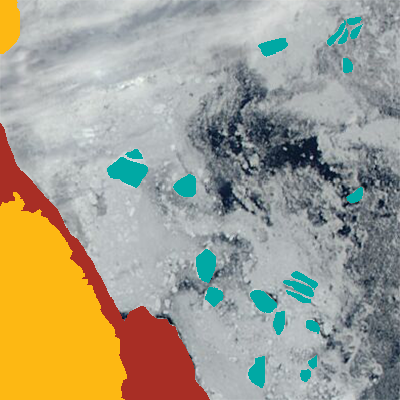
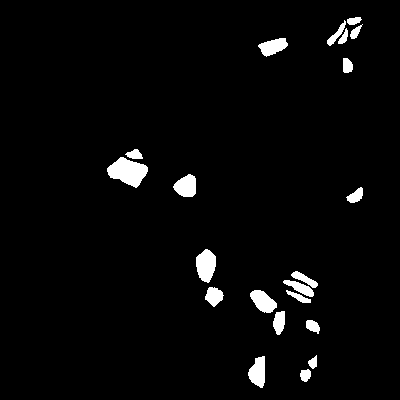
Before/after of a 400 x 400 layered artwork. What changed in the layer stack:
showed "ice floes" (1st of 2), painted on it over [0, 0, 400, 400]
